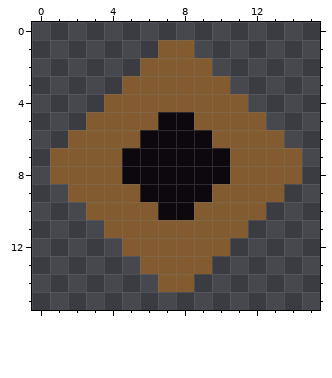
Two versions of one pixel-art sprite, docs/img/icon_gem.png. That is the earlier state.
The file is 64x64 pixels, drawn in blocks of 4x4; one block is one cell here.
And afterwards:
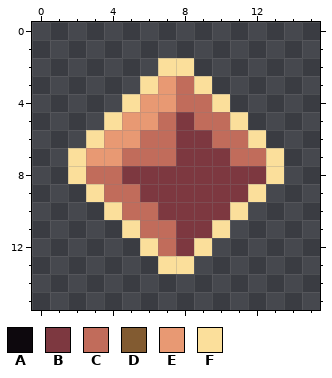
Palette (. is transparent): A #0d080d  B #7d3840  C #c16c5b  D #825b31  E #e89973  F #fbdf9b
Changes in this commit:
Changed rows in their new state; - is an unchanged pixel.
first column x 1:
 1 ------..------
 2 -----.FF.-----
 3 ----.FECF.----
 4 ---.FEECCF.---
 5 --.FEECBCCF.--
 6 -.FEECCBBCCF.-
 7 .FEECCCBBBCCF.
 8 .FCCBBBBBBBBF.
 9 -.FCCBBBBBBF.-
10 --.FCCBBBBF.--
11 ---.FCCBBF.---
12 ----.FCBF.----
13 -----.FF.-----
14 ------..------
Where, in picture pixels (left, top, right, bottom), the same in both pictures:
changed: (50, 40, 302, 292)
